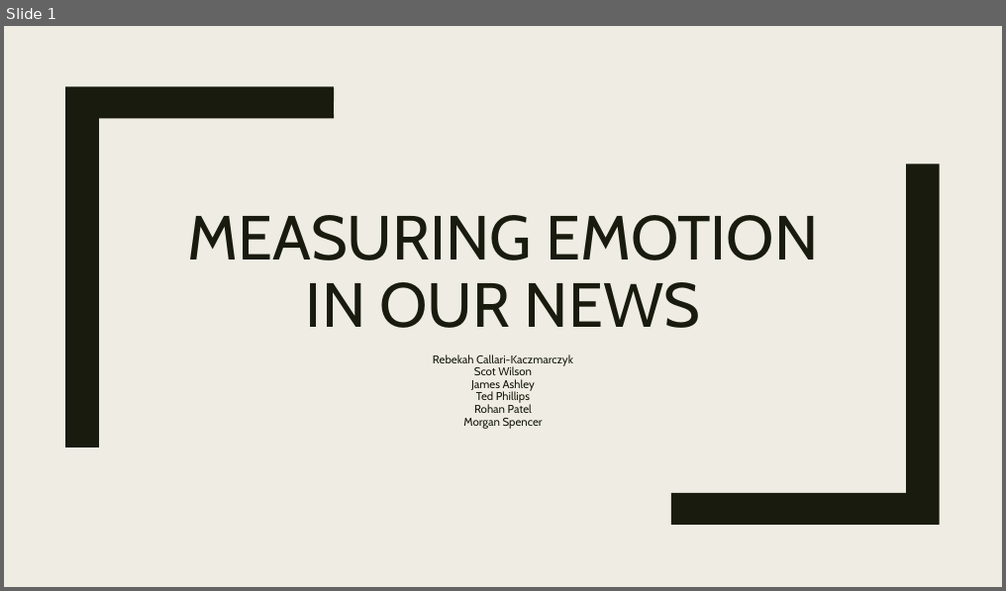
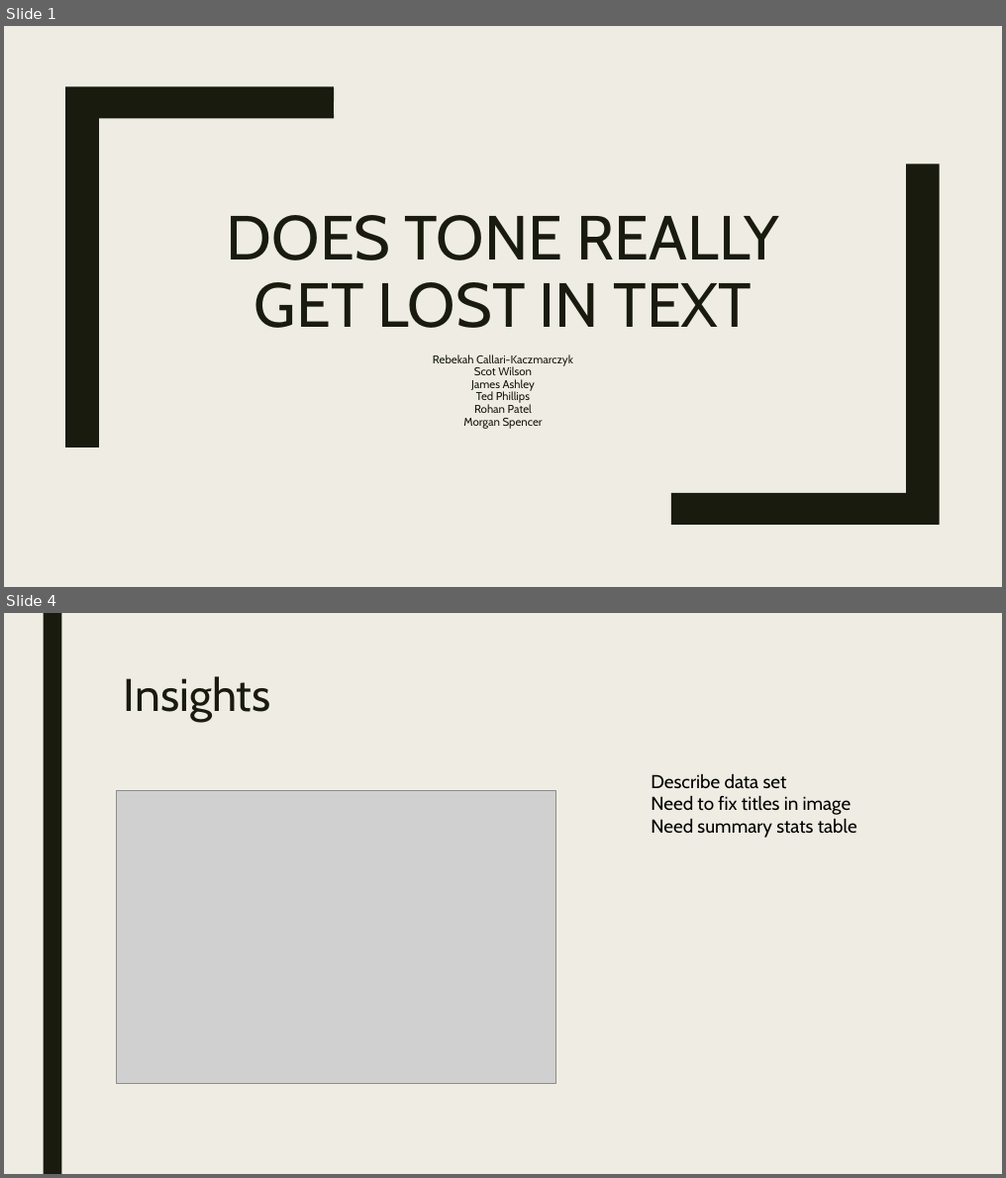
Before and after one commit to James-Ashley/sentiment_analysis, a slide deck: Group_project_deck.pptx. Shown one above the other, each under a label of ours: slide 1 before the commit, slides 1 and 4 after it; the slides between them are not shown. The pictures are 1006x591 and 1006x1178 pixels, drawn with LibreOffice and Linux fonts; fonts in the diff are those of the drawing; grey boxes stand for pictures; background and template pictures are left out. Boxes give left, top, right and bottom in pixels: in the first picture for what was removed or moved away, otherwise in the second. Text is boxed around its words. In the diff, an @@ line names an element or a change of style, - is before the commit and + after.

Commit message:
<updated deck, draft 2 - more content, prelim data, outstanding needs>

```diff
--- a/Group_project_deck.pptx
+++ b/Group_project_deck.pptx
@@ slide 4 added at (x1=4, y1=613, x2=1002, y2=1174), background #EFEDE3 @@
@@ rectangle added at (x1=43, y1=613, x2=61, y2=1174), fill #191B0E @@
@@ title added at (x1=124, y1=676, x2=271, y2=722), 44 pt, text #191B0E @@
+Insights
@@ text added at (x1=650, y1=774, x2=857, y2=838), 18 pt, text #000000 @@
+Describe data set
+Need to fix titles in image
+Need summary stats table
@@ picture added at (x1=116, y1=791, x2=556, y2=1084) @@
@@ slide 1 changed as well @@
@@ rectangle added at (x1=4, y1=26, x2=1002, y2=586), fill #EFEDE3 at 92% opacity @@
@@ title at (x1=227, y1=215, x2=779, y2=328): text changed @@
-MEASURING EMOTION IN OUR NEWS
+DOES TONE REALLY GET LOST IN TEXT
```
Also in this commit, not shown: 3 other slides changed, 7 other slides added, 5 slides removed.
